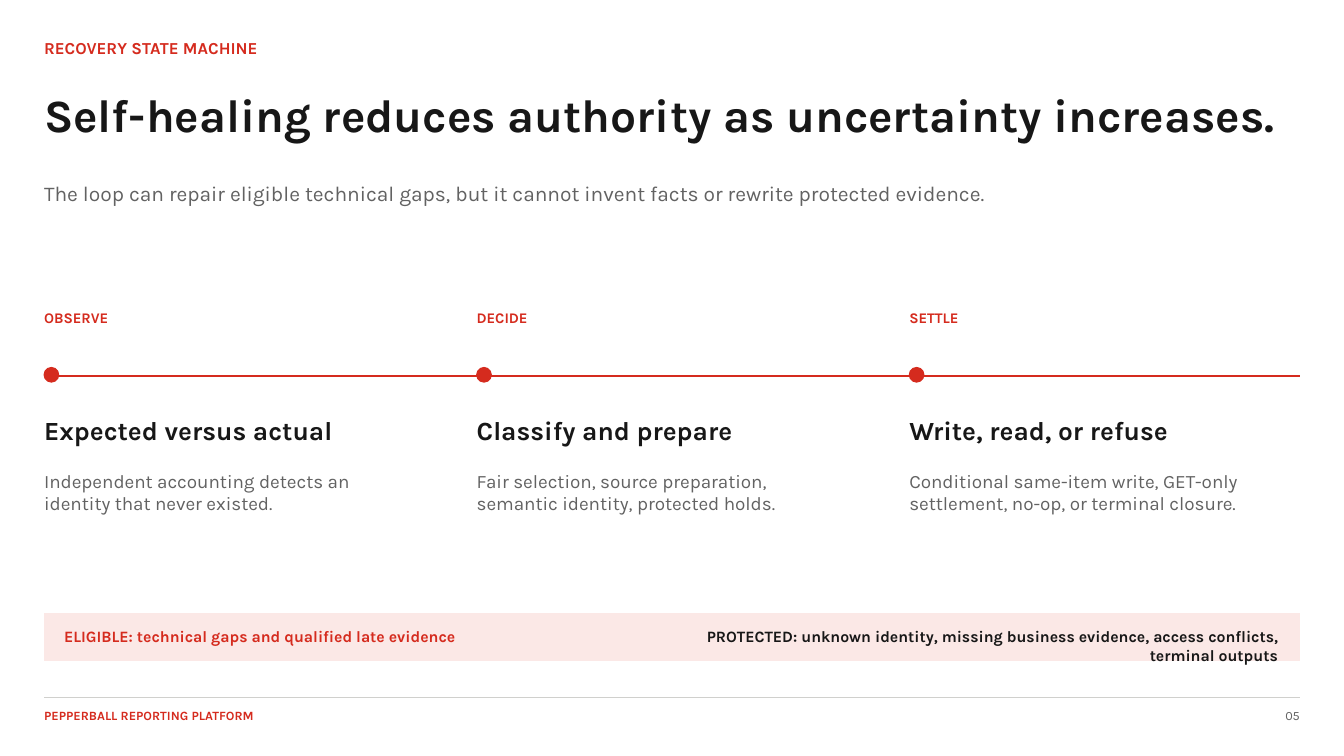
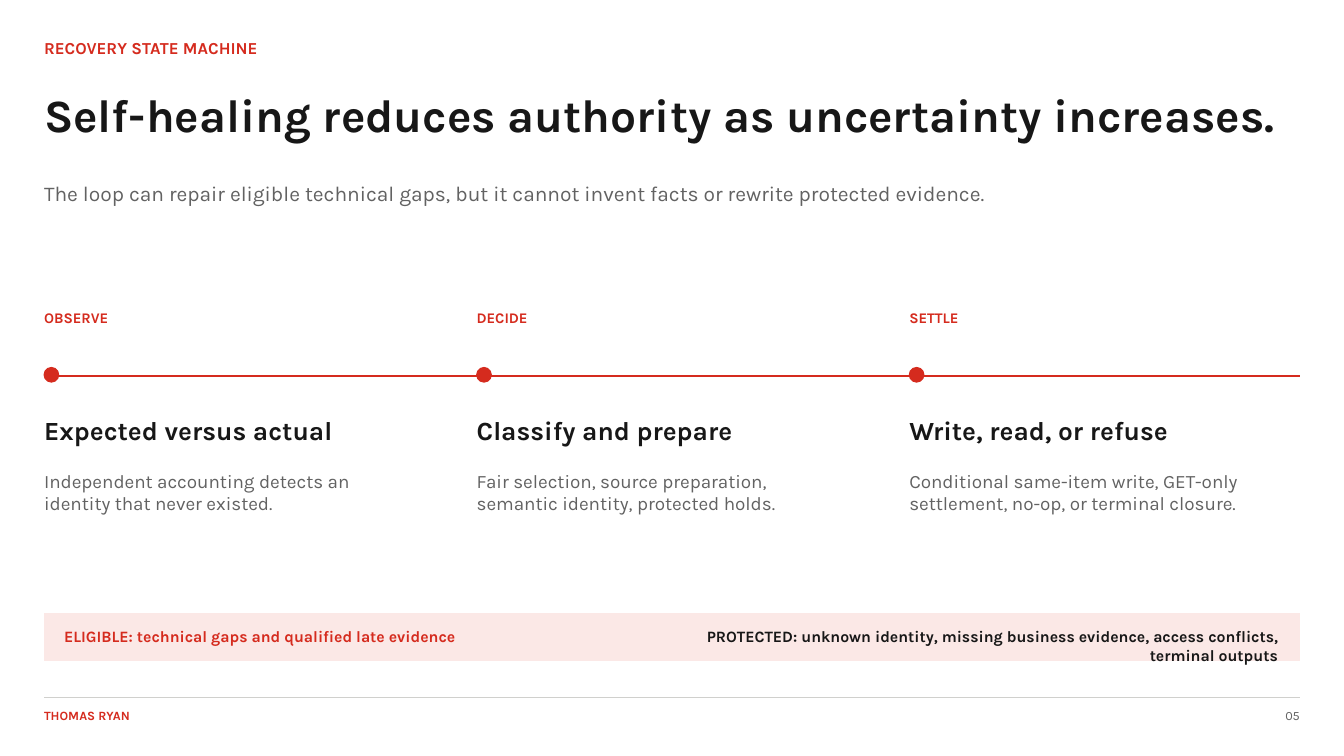
Before and after one commit to tonnyryam/pepperball-reporting-platform-case-study, a slide deck: slide 5 of public/Thomas-Ryan-PepperBall-Platform-Case-Study.pptx. Drawn at 1344x756 pixels with LibreOffice and Linux fonts; fonts in the diff are those of the drawing. Boxes give left, top, right and bottom in pixels: in the first picture for what was removed or moved away, otherwise in the second. Text is boxed around its words. In the diff, an @@ line names an element or a change of style, - is before the commit and + after.

```diff
--- a/public/Thomas-Ryan-PepperBall-Platform-Case-Study.pptx
+++ b/public/Thomas-Ryan-PepperBall-Platform-Case-Study.pptx
@@ text at (x1=44, y1=711, x2=129, y2=720): text changed @@
-PEPPERBALL REPORTING PLATFORM
+THOMAS RYAN
```
Also in this commit, not shown: 7 other slides changed, 15 other files.
